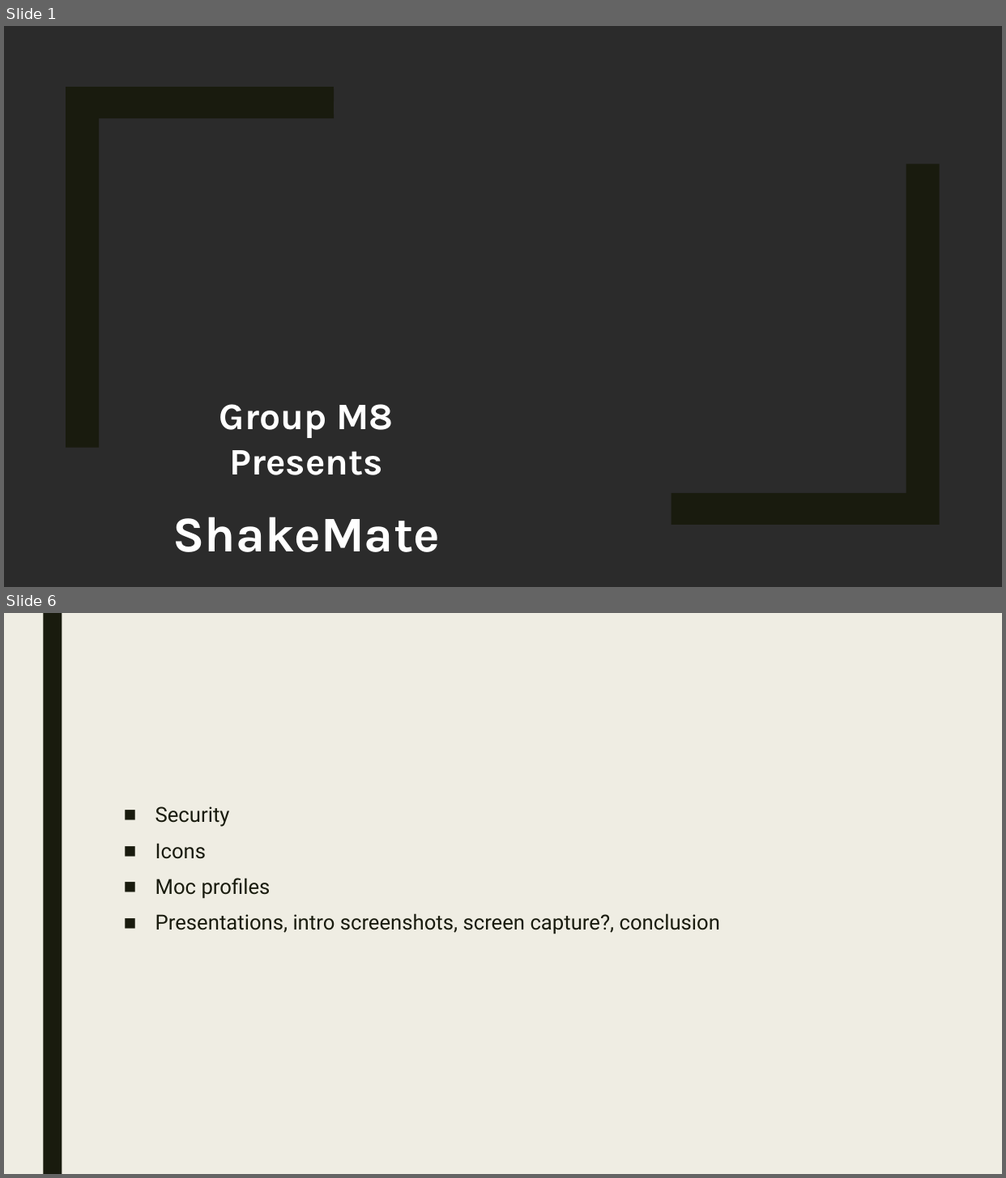
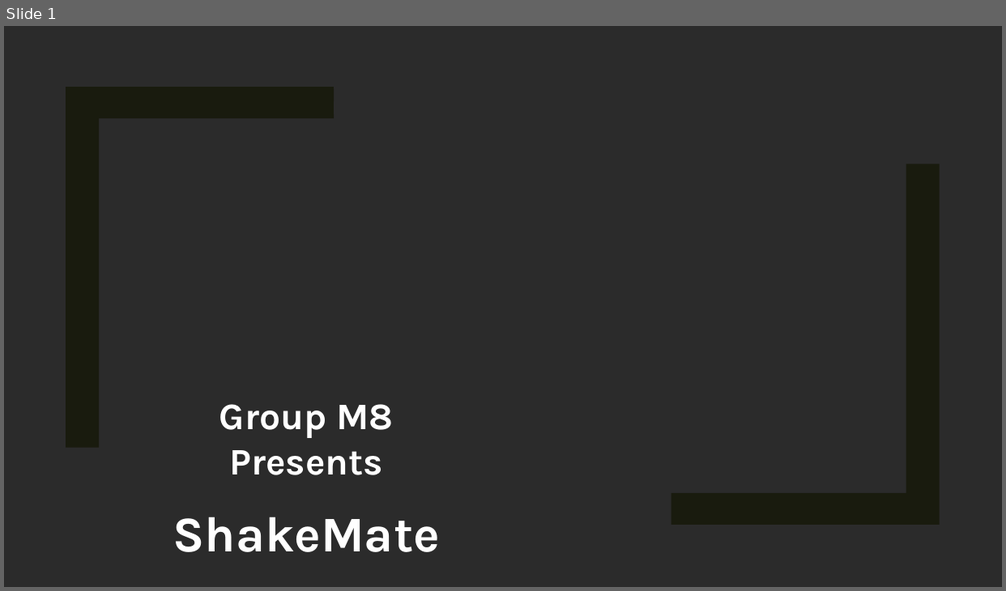
Before and after one commit to thomastianyuhe/Shakemate, a slide deck: Presentation.pptx. Shown one above the other, each under a label of ours: slides 1 and 6 before the commit, slide 1 after it; the slides between them are not shown. The pictures are 1006x1178 and 1006x591 pixels, drawn with LibreOffice and Linux fonts; fonts in the diff are those of the drawing; background and template pictures are left out; a plain dark background stands for a picture behind light text. Boxes give left, top, right and bottom in pixels: in the first picture for what was removed or moved away, otherwise in the second. Text is boxed around its words. In the diff, an @@ line names an element or a change of style, - is before the commit and + after.

```diff
--- a/Presentation.pptx
+++ b/Presentation.pptx
@@ slide 6 removed at bbox=[4, 613, 1002, 1174], background #EFEDE3 @@
@@ rectangle removed at bbox=[43, 613, 62, 1174] @@
@@ text removed at bbox=[155, 807, 720, 935] @@
-■ Security
-■ Icons
-■ Moc profiles
-■ Presentations, intro screenshots, screen capture?, conclusion
```
Also in this commit, not shown: 3 slides changed, 2 slides added, 1 other slide removed, 3 other files.
